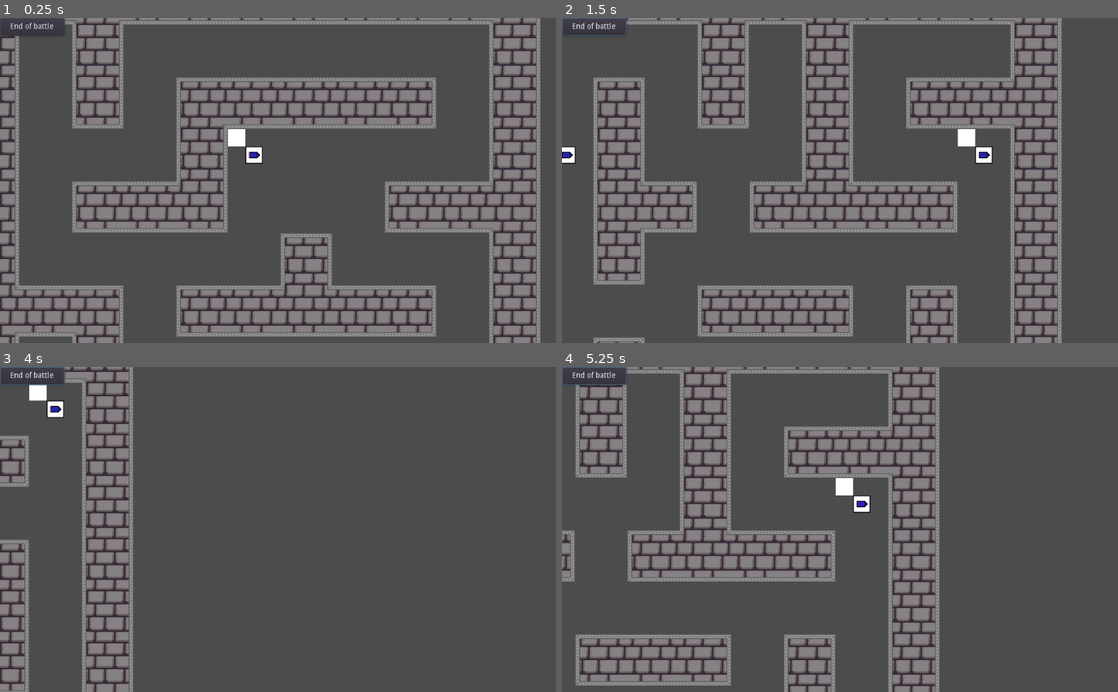
Above: before the commit, frames 1-4 (two rows, left to right).
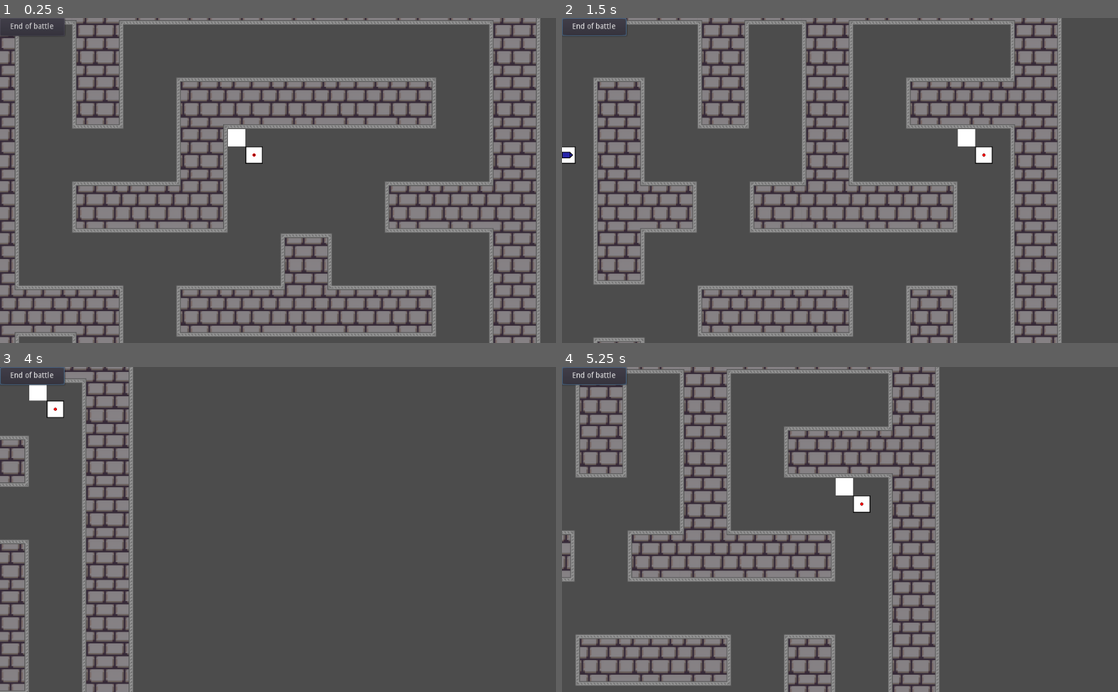
Above: after the commit, the same moments.

Repository: wovri-github/godot_tanks_server
Game: Godot game, scene res://Main/Main.tscn
Two runs of this game, one before a commit and one after it. Both use one fixed random seed, a clock stepped at 60 frames per second and the inputs below.
Inputs (mouse positions are in pixels of both pictures, inside the frame that each line leads up to):
- Up to frame 1 (0.25 s): no input
- Up to frame 2 (1.5 s): click "End of battle" at 0.5 s; tap Enter at 1.25 s; move the mouse to (962, 164) at 1.27 s; press the mouse at (962, 164) at 1.28 s; hold D (right) from 1.28 s (still down)
- Up to frame 3 (4 s): move the mouse to (166, 545) at 2.02 s; release D (right) at 2.03 s; release the mouse at (166, 545) at 2.03 s; hold S (down) 2.03-2.78 s; tap Mouse wheel up (zoom_in) at 2.1 s; move the mouse to (333, 458) at 2.77 s; hold D (right) 2.78-3.53 s; tap Mouse wheel down (zoom_out) at 2.85 s; move the mouse to (250, 594) at 3.52 s; hold W (up) from 3.53 s (still down); click (250, 594) at 3.6 s
- Up to frame 4 (5.25 s): move the mouse to (1006, 578) at 4.27 s; release W (up) at 4.28 s; hold A (left) from 4.28 s (still down); tap Mouse wheel up (zoom_in) at 4.35 s; move the mouse to (673, 480) at 5.02 s; tap Mouse wheel down (zoom_out) at 5.1 s

The runs differ from the first frame. In frame 1, less than 0.1% of the frame differs, in the area x 44-47%, y 41-44%; in frame 2, less than 0.1%; in frame 3, less than 0.1%, in the area x 8-12%, y 11-15%; in frame 4, less than 0.1%.

Commit message:
Fix - rocket fix on killed target - fragbomb fix  > TimeLife now calls explode() - laser beam fix - fireball fix

Diff:
--- a/Main/Game/Map/Map.gd
+++ b/Main/Game/Map/Map.gd
@@ -27,9 +27,7 @@
 		var global_position = tilemap_n.get_random_point(TYPE.AMMO)
 		var ammo_box = ammo_box_tscn.instance()
 		ammo_box.position = global_position
-#		ammo_box.set_type(rng.randi_range(1, Ammunition.TYPES.size()-1))
-		#test
-		ammo_box.set_type(1)
+		ammo_box.set_type(rng.randi_range(1, Ammunition.TYPES.size()-1))
 		ammo_boxes_n.add_child(ammo_box, true)
 
 func get_spawn_position() -> Vector2:
--- a/Main/Main.tscn
+++ b/Main/Main.tscn
@@ -4,43 +4,13 @@
 [ext_resource path="res://Main/Game/Game.tscn" type="PackedScene" id=2]
 [ext_resource path="res://Spectator/Spectator.tscn" type="PackedScene" id=3]
 [ext_resource path="res://Main/BattleTimer.gd" type="Script" id=4]
-
-[sub_resource type="GDScript" id=1]
-script/source = "extends Node
-
-var player_hp = {}
-var rockets_stances: Dictionary
-onready var world_stance = {
-	\"PlayersStance\": get_parent().playerS_stance,
-	\"RocketsStance\": rockets_stances,
-}
-
-func start_timer():
-	$Processing_timer.start()
-
-func stop_timer():
-	$Processing_timer.stop()
-
-func get_rocket_stances():
-	rockets_stances.clear()
-	for rocket in get_tree().get_nodes_in_group(\"Rocket\"):
-		rockets_stances[rocket.name] = rocket.get_stance()
-
-
-func _on_Processing_timer_timeout():
-	get_rocket_stances()
-	if world_stance.empty() == true:
-		return
-	# Verification
-	# Anti-cheate
-	Transfer.send_world_stance(OS.get_ticks_msec(), world_stance)
-"
+[ext_resource path="res://Main/StanceProcess.gd" type="Script" id=5]
 
 [node name="Main" type="Node"]
 script = ExtResource( 1 )
 
 [node name="Stance_process" type="Node" parent="."]
-script = SubResource( 1 )
+script = ExtResource( 5 )
 
 [node name="Processing_timer" type="Timer" parent="Stance_process"]
 wait_time = 0.05
--- /dev/null
+++ b/Main/StanceProcess.gd
@@ -0,0 +1,28 @@
+extends Node
+
+var player_hp = {}
+var rockets_stances: Dictionary
+onready var world_stance = {
+	"PlayersStance": get_parent().playerS_stance,
+	"RocketsStance": rockets_stances,
+}
+
+func start_timer():
+	$Processing_timer.start()
+
+func stop_timer():
+	$Processing_timer.stop()
+
+func get_rocket_stances():
+	rockets_stances.clear()
+	for rocket in get_tree().get_nodes_in_group("Rocket"):
+		rockets_stances[rocket.name] = rocket.get_stance()
+
+
+func _on_Processing_timer_timeout():
+	get_rocket_stances()
+	if world_stance.empty() == true:
+		return
+	# Verification
+	# Anti-cheate
+	Transfer.send_world_stance(OS.get_ticks_msec(), world_stance)
--- a/Player/Projectiles/Fireball.gd
+++ b/Player/Projectiles/Fireball.gd
@@ -7,19 +7,17 @@
 
 func _on_Fireball_body_entered(body):
 	explode()
-	.die()
-
-
-func kill(body):
-	if !body.is_in_group("Players"):
-		return
-	if owner_id != int(body.name) and main_n.player_data.has(owner_id):
-		main_n.player_data[int(owner_id)].Score.Kills += 1
-	var _name = name
-	body.die(_name, owner_id)
-
 
 func explode():
 	for body in $ExplosionArea.get_overlapping_bodies():
-			kill(body)
+		kill(body)
 	.die()
+
+func kill(body):
+	if body.is_in_group("Players"):
+		if owner_id != int(body.name) and main_n.player_data.has(owner_id):
+			main_n.player_data[int(owner_id)].Score.Kills += 1
+		var _name = name
+		body.die(_name, owner_id)
+	if body.is_in_group("Projectile"):
+		body.die()
--- a/Player/Projectiles/FragBomb.gd
+++ b/Player/Projectiles/FragBomb.gd
@@ -26,5 +26,5 @@
 		call_deferred("spawn_frag", rotation)
 	.die()	#call super die() function
 
-func die():
+func _on_LifeTime_timeout():
 	explode()
--- a/Player/Projectiles/FragBomb.tscn
+++ b/Player/Projectiles/FragBomb.tscn
@@ -1,6 +1,5 @@
-[gd_scene load_steps=5 format=2]
+[gd_scene load_steps=4 format=2]
 
-[ext_resource path="res://textures/bullet.png" type="Texture" id=1]
 [ext_resource path="res://Player/Projectiles/FragBomb.gd" type="Script" id=2]
 
 [sub_resource type="PhysicsMaterial" id=2]
@@ -19,9 +18,6 @@
 contact_monitor = true
 script = ExtResource( 2 )
 
-[node name="Sprite" type="Sprite" parent="."]
-texture = ExtResource( 1 )
-
 [node name="CollisionShape2D" type="CollisionShape2D" parent="."]
 shape = SubResource( 1 )
 
--- a/Player/Projectiles/LaserBeam.gd
+++ b/Player/Projectiles/LaserBeam.gd
@@ -12,10 +12,22 @@
 onready var main_n = $"/root/Main"
 
 
-func setup(player : KinematicBody2D) -> Dictionary:
+
+func setup(player : KinematicBody2D, ammo_slot):
 	point = player.get_node("%LaserSpawn")
 	owner_id = int(player.name)
-	return {"SP": point.global_position, "R": point.global_rotation}
+
+func get_data():
+	var pck = {
+		"PlayerID": owner_id,
+		"ID": name,
+		"AT": Ammunition.TYPES.LASER,
+		"ST": OS.get_ticks_msec(), #Spawn Time
+		"SP": point.global_position,
+		"R": point.global_rotation
+	}
+	return pck
+
 
 func _ready():
 	cast_laser()
--- a/Player/Projectiles/Projectile.gd
+++ b/Player/Projectiles/Projectile.gd
@@ -23,14 +23,13 @@
 
 
 # [info] Server doesn't have ammo_left property
-func setup(player : KinematicBody2D, ammo_slot) -> Dictionary:
-	ammo_type = ammo_slot
-	owner_id = int(player.name)
-	var point = player.get_node("%BulletSpawn")
+func setup(player_n : KinematicBody2D, ammo_slot):
+	ammo_type = player_n.special_ammo[ammo_slot].type
+	owner_id = int(player_n.name)
+	var point = player_n.get_node("%BulletSpawn")
 	position = point.global_position
 	var velocity = Vector2.UP.rotated(point.global_rotation) * speed
 	set_linear_velocity(velocity)
-	return {"SP": position, "V": velocity}
 
 
 func _on_Projectile_body_entered(body):
--- a/Player/Projectiles/Rocket.gd
+++ b/Player/Projectiles/Rocket.gd
@@ -24,6 +24,8 @@
 	for player in get_tree().get_nodes_in_group("Players"):
 		if target == null:
 			target = player
+		if !is_instance_valid(player) or !is_instance_valid(target):
+			continue
 		if player.global_position.distance_to(self.global_position) < \
 				target.global_position.distance_to(self.global_position):
 			target = player
